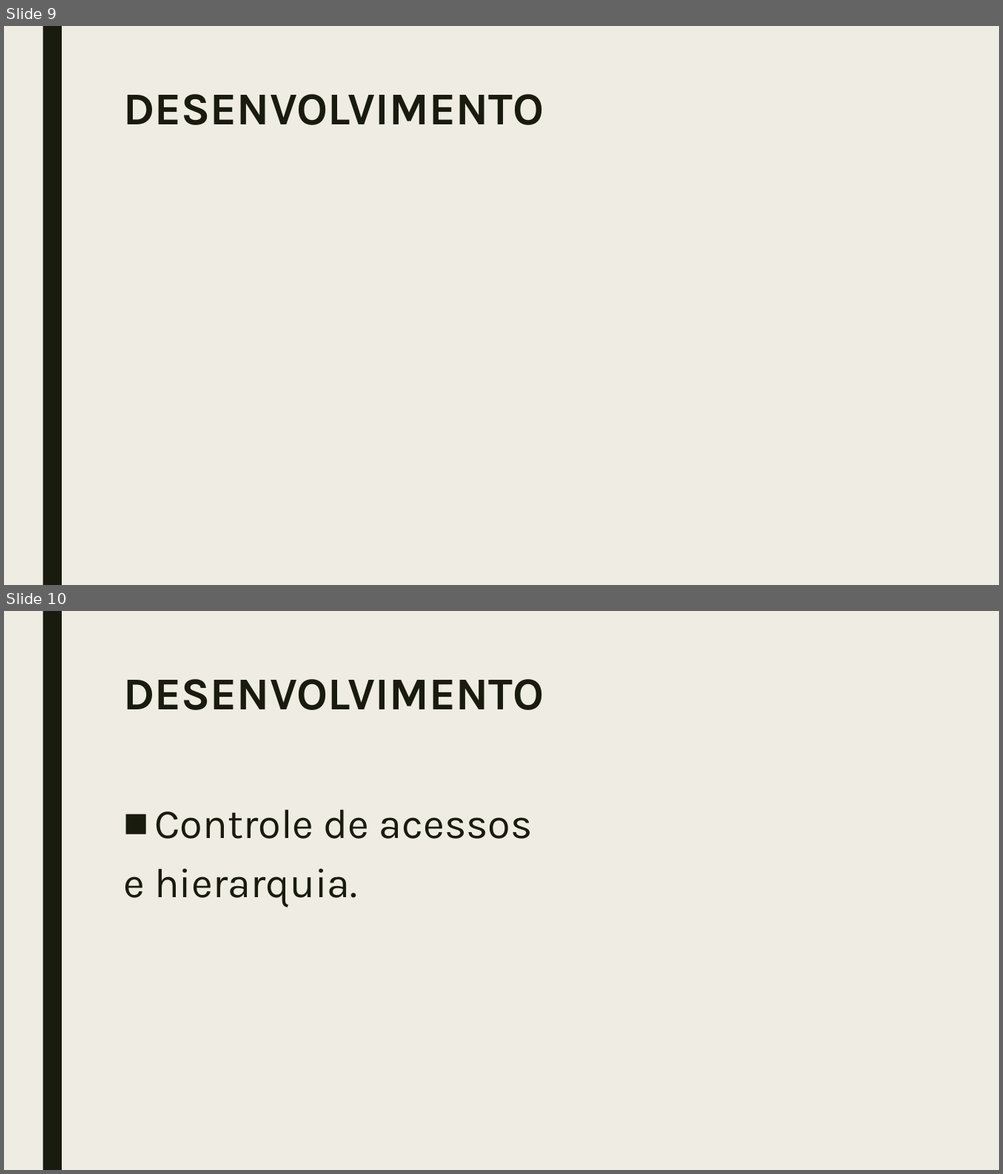
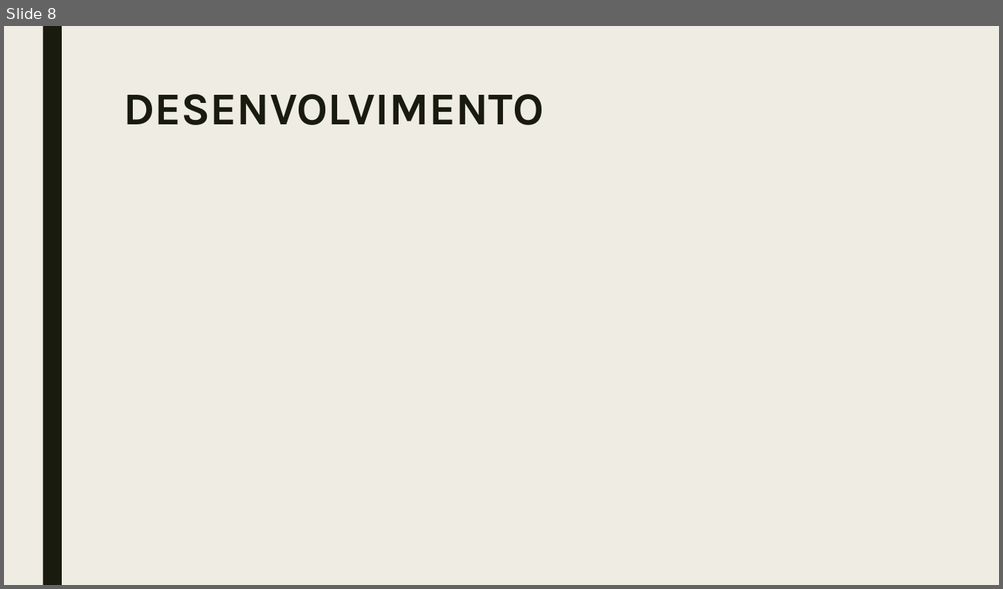
Before and after one commit to jfssantini/NPJeDocuments, a slide deck: NPJ.pptx. Shown one above the other, each under a label of ours: slides 9 and 10 before the commit, slide 8 after it. The pictures are 1003x1174 and 1003x589 pixels, drawn with LibreOffice and Linux fonts; fonts in the diff are those of the drawing. Boxes give left, top, right and bottom in pixels: in the first picture for what was removed or moved away, otherwise in the second. Text is boxed around its words. In the diff, an @@ line names an element or a change of style, - is before the commit and + after.

```diff
--- a/NPJ.pptx
+++ b/NPJ.pptx
@@ slide 10 removed at (4,611,999,1170), background #EFEDE3; not listed: 1 template element that a slide beside it also shows @@
@@ title removed at (123,679,543,710) @@
-DESENVOLVIMENTO
@@ text removed at (123,810,532,908) @@
-■ Controle de acessos
-e hierarquia.
@@ what was slide 9 is now slide 8 @@
```
Also in this commit, not shown: 2 slides changed, 15 other slides removed.
